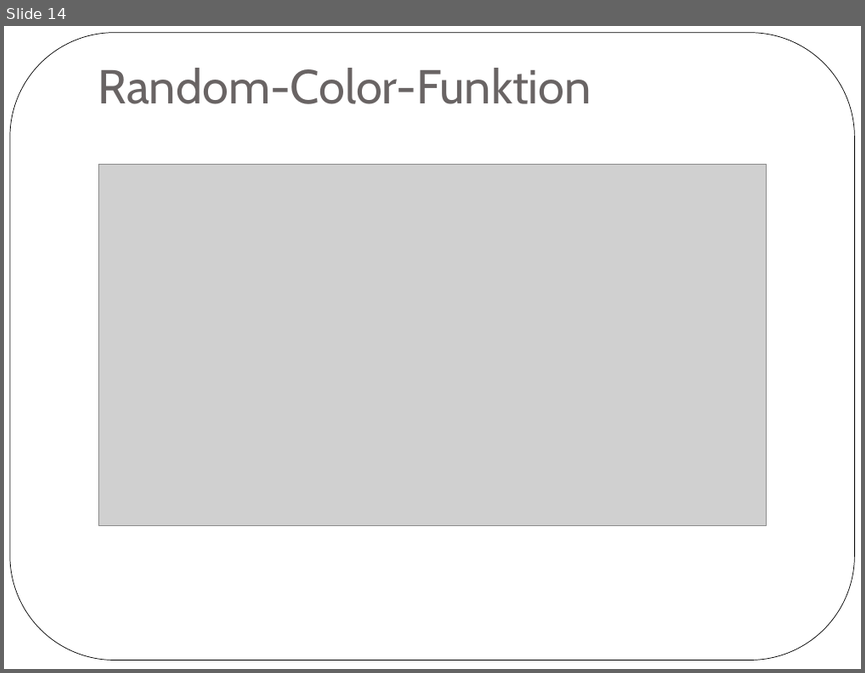
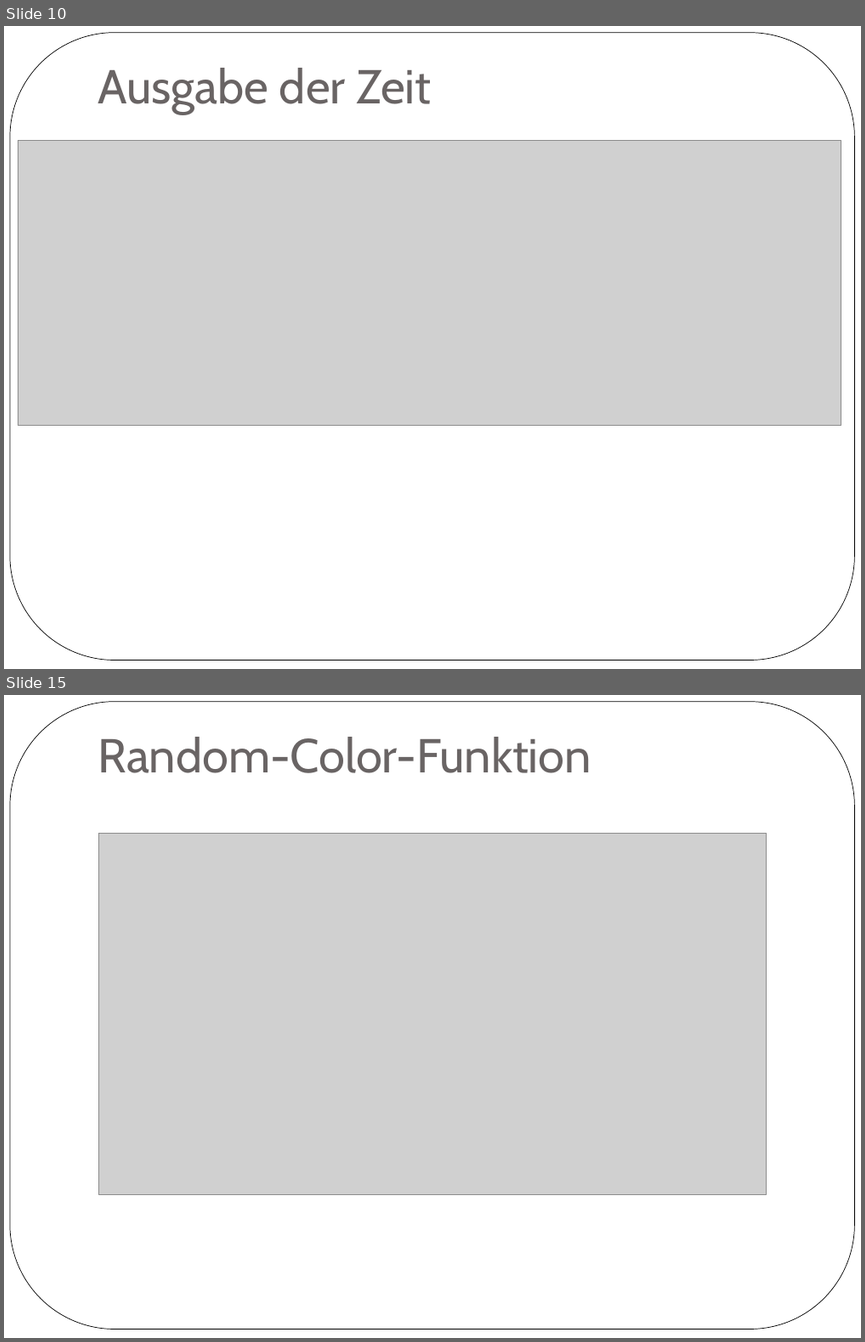
Before and after one commit to vanScoota/GPXtoSVG, a slide deck: Präsentation/Zwischenpräsentation.ppt. Shown one above the other, each under a label of ours: slide 14 before the commit, slides 10 and 15 after it; the slides between them are not shown. The pictures are 865x673 and 865x1342 pixels, drawn with LibreOffice and Linux fonts; fonts in the diff are those of the drawing; grey boxes stand for pictures. Boxes give left, top, right and bottom in pixels: in the first picture for what was removed or moved away, otherwise in the second. Text is boxed around its words. In the diff, an @@ line names an element or a change of style, - is before the commit and + after.

```diff
--- a/Präsentation/Zwischenpräsentation.ppt
+++ b/Präsentation/Zwischenpräsentation.ppt
@@ slide 10 added at (4,26,861,669), background #FFFFFF; not listed: 1 template element that a slide beside it also shows @@
@@ title added at (98,68,431,114), 40 pt, text #696464 @@
+Ausgabe der Zeit
@@ picture added at (18,141,840,426) @@
@@ what was slide 14 is now slide 15 @@
```
Also in this commit, not shown: 7 slides changed, 5 other slides added, 5 slides removed, 7 other files.
